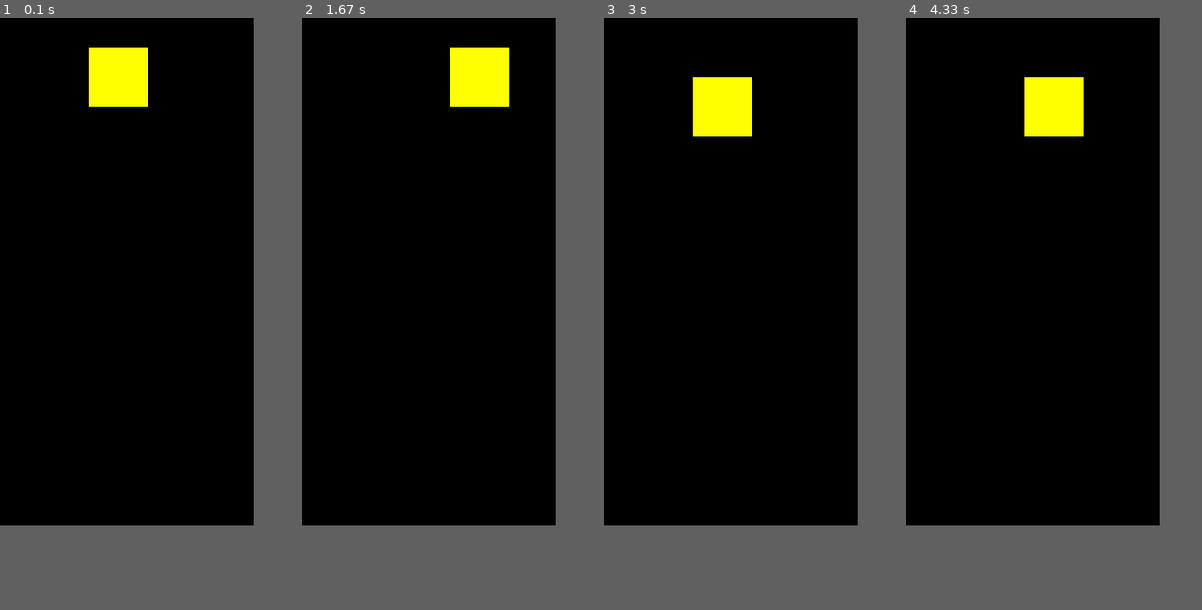
Above: before the commit, frames 1-4 (left to right).
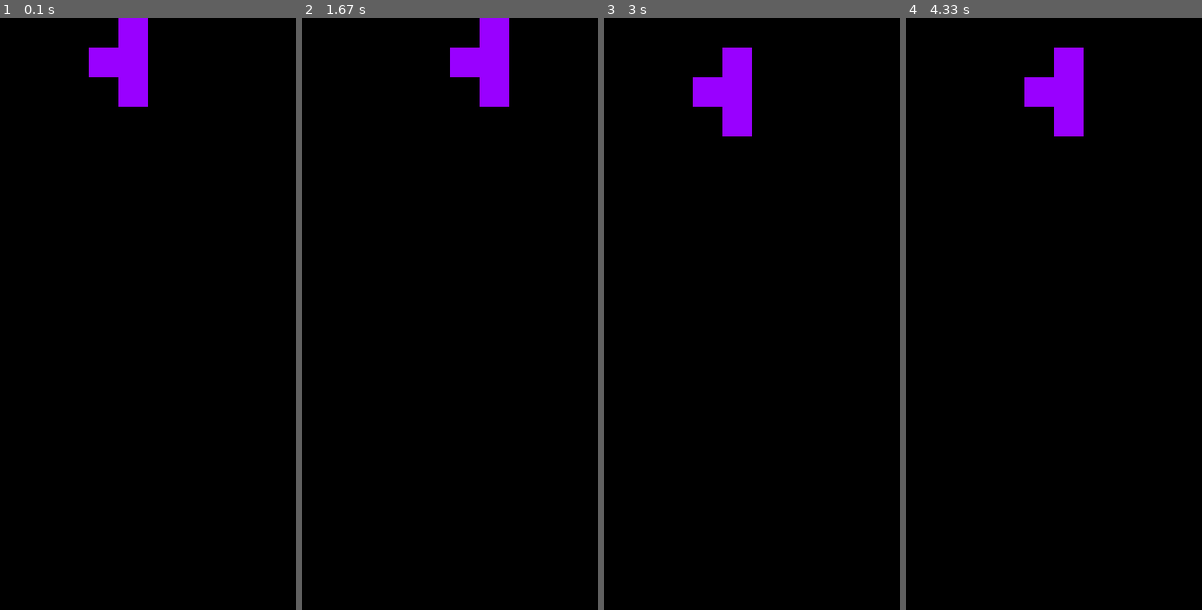
Above: after the commit, the same moments.

Repository: Andreas-Svensson/python
Game: pygame game, started from Explorations/Tetris/learning_pygame.py
Same seed, same stepped clock (60 frames per second), same inputs: the game is played once before the commit and once after it.
Inputs:
- Up to frame 1 (0.1 s): no input
- Up to frame 2 (1.67 s): hold Right 0.33-0.8 s; hold Right 1.17-1.63 s
- Up to frame 3 (3 s): hold Left 1.67-2.2 s; hold Down 2.23-2.53 s; hold Left 2.57-2.97 s
- Up to frame 4 (4.33 s): hold Up 3-3.37 s; hold Right 3.4-4.03 s; hold Down from 4.07 s (still down)
The window is 300x600 before the commit and 350x700 after it. Grey fills any space a smaller window leaves; there, only what the larger window draws over its background counts as a difference.

The runs differ from the first frame. In frame 1, 2.5% of the frame differs, in the area x 30-50%, y 0-15%; in frame 2, 2.5%; in frame 3, 2.5%; in frame 4, 2.5%.

Commit message:
import of tetrominoes module

Diff:
--- a/Explorations/Tetris/learning_pygame.py
+++ b/Explorations/Tetris/learning_pygame.py
@@ -4,7 +4,7 @@
 import numpy as np
 pygame.init()
 
-size = width, height = 300, 600 # window size
+size = width, height = 350, 700 # window size
 black = 0, 0, 0 # background color
 gray = 100, 100, 100 # shape color
 
@@ -32,8 +32,8 @@
 S = Shape(np.array(([0, 1, 1], [1, 1, 0], [0, 0, 0])), color = (0, 255, 0)) # S-shape
 Z = Shape(np.array(([1, 1, 0], [0, 1, 1], [0, 0, 0])), color = (255, 0, 0)) # Z-shape
 
-tetromino = O
-# ----- position and velocity variables -----
+tetrominoes = [I, O, T, J, L, S, Z]
+tetromino = tetrominoes[np.random.randint(1, len(tetrominoes))]
 
 while 1:
     # pygame.time.delay(10) # set a delay of n ms
